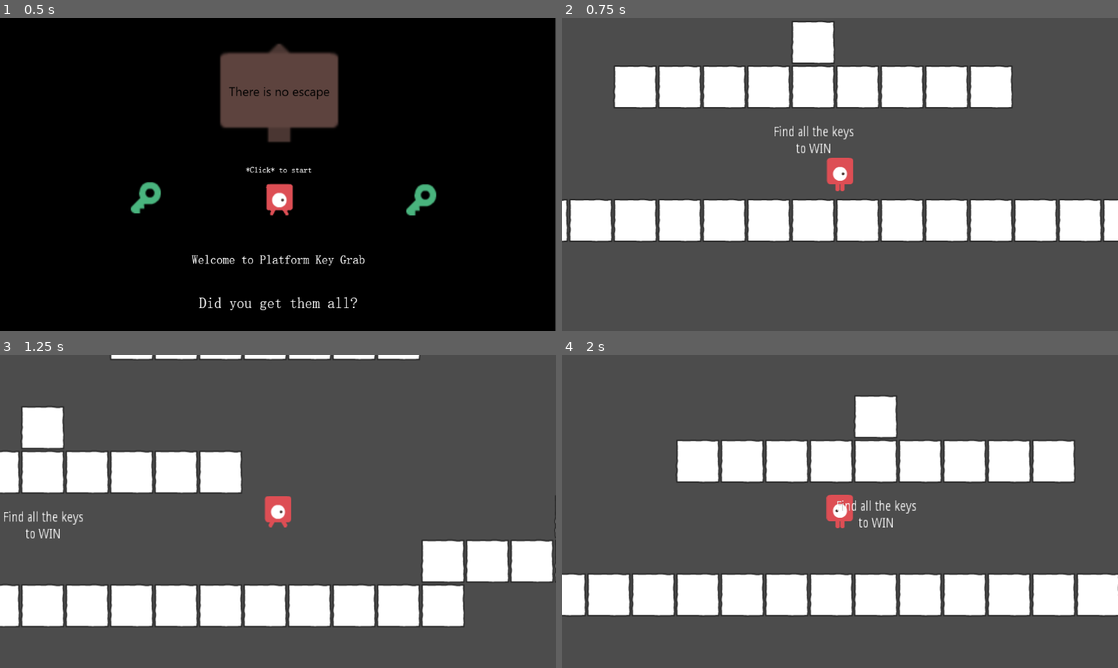
Above: before the commit, frames 1-4 (two rows, left to right).
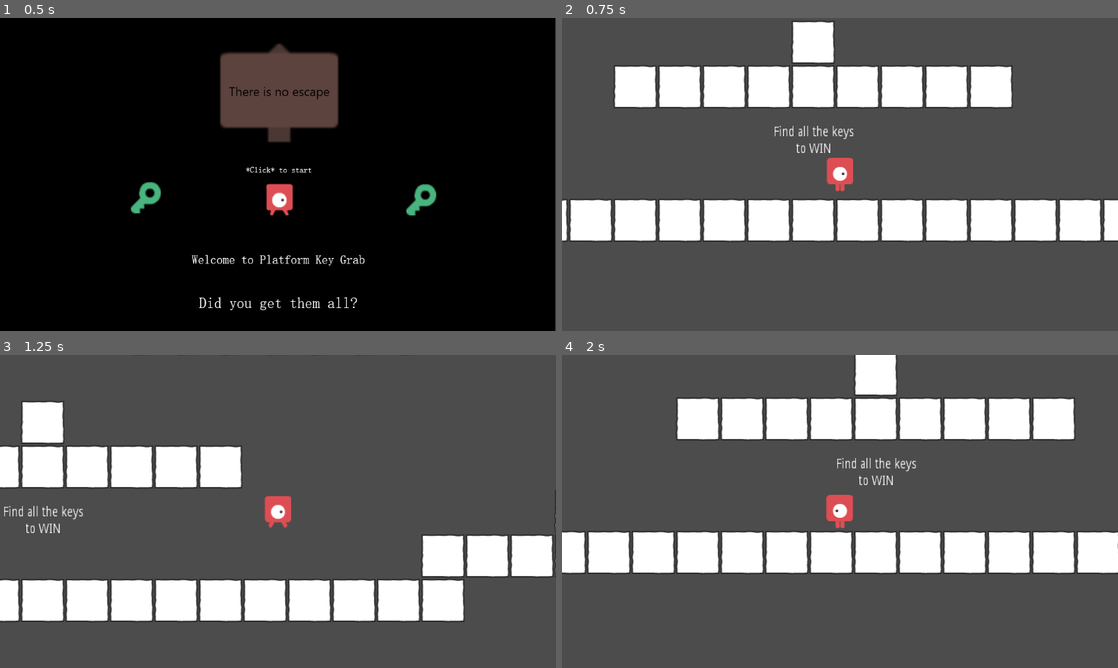
Above: after the commit, the same moments.

Repository: afoster1234/P2-PlatformPegSmash
Game: Godot game, scene res://src/MainUI.tscn
Two runs of this game, one before a commit and one after it. Both use one fixed random seed, a clock stepped at 60 frames per second and the inputs below.
Inputs (mouse positions are in pixels of both pictures, inside the frame that each line leads up to):
- Up to frame 1 (0.5 s): no input
- Up to frame 2 (0.75 s): tap Enter at 0.5 s; move the mouse to (962, 158) at 0.52 s; hold D (move_right) from 0.53 s (still down); click (962, 158) at 0.67 s
- Up to frame 3 (1.25 s): keep holding D (move_right); tap Space (jump) at 0.77 s
- Up to frame 4 (2 s): move the mouse to (728, 527) at 1.27 s; release D (move_right) at 1.28 s; hold A (move_left) from 1.28 s (still down); tap Space (jump) at 1.52 s

Frame 1 is identical in both runs. In frame 2, 0.7% of the frame differs, in the area x 0-100%, y 1-72%; in frame 3, 8.0%; in frame 4, 44%, in the area x 0-100%, y 0-84%.

Commit message:
Adjusted Gravity

Diff:
--- a/project/src/Player.gd
+++ b/project/src/Player.gd
@@ -1,7 +1,7 @@
 extends KinematicBody2D
 
-const GRAVITY := .50
-const JUMP := 500
+const GRAVITY := 2
+const JUMP := 1000
 const SPEED := 600
 
 onready var ground_ray = get_node("RayCast2D")
